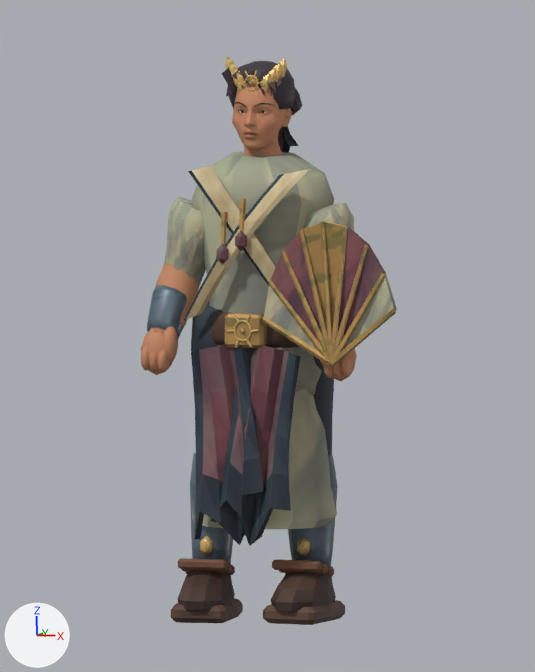
The Blender file art/blend/miko.blend: old version first, new version second.
Camera for both pictures: the file's camera 'Art review camera'. The axes (+X, +Y, +Z) are drawn at lower left. The lights are the same throughout. The older version comes first.

The first picture shows 'miko'.
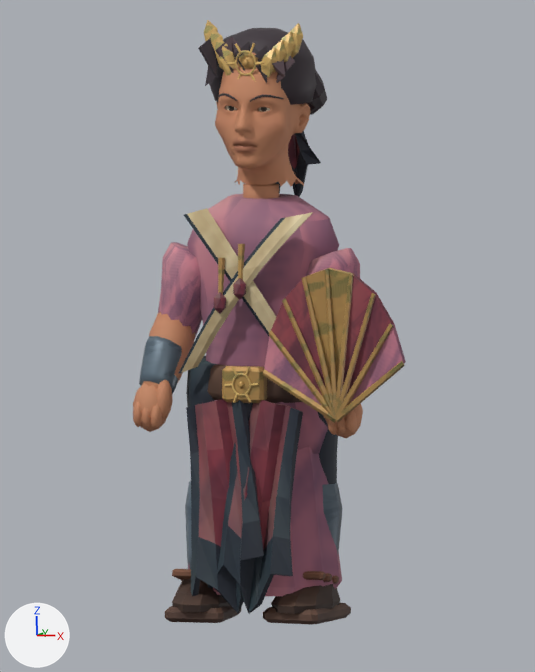
What differs and where, as boxes [x1, y1, x2, y2] in the pictures (535 x 672 px; the box of a moved part takes in the faces that stretch with it):
'miko', reshaped, recoloured (7% wider, 6% taller): before [141, 56, 397, 625]; after [133, 20, 406, 625]
part 1 of me_miko_color_and_skin, moved or reshaped: before [234, 320, 252, 342]; after [232, 373, 251, 396]
part 2 of me_miko_color_and_skin, moved or reshaped: before [250, 329, 259, 332]; after [250, 383, 259, 386]
part 3 of me_miko_color_and_skin, moved or reshaped: before [246, 313, 251, 322]; after [245, 366, 250, 376]
part 4 of me_miko_color_and_skin, moved or reshaped: before [235, 339, 239, 348]; after [233, 394, 238, 403]
part 5 of me_miko_color_and_skin, moved or reshaped: before [192, 345, 337, 529]; after [188, 400, 342, 596]
part 6 of me_miko_color_and_skin, moved or reshaped: before [191, 344, 264, 545]; after [186, 399, 264, 613]
part 7 of me_miko_color_and_skin, moved or reshaped: before [211, 345, 301, 546]; after [208, 400, 303, 614]
part 8 of me_miko_color_and_skin, moved or reshaped: before [228, 61, 296, 109]; after [209, 28, 317, 105]
part 9 of me_miko_color_and_skin, moved or reshaped: before [245, 75, 258, 91]; after [235, 50, 256, 76]
part 10 of me_miko_color_and_skin, moved or reshaped: before [141, 56, 397, 625]; after [133, 20, 406, 625]
part 11 of me_miko_color_and_skin, recoloured: before [149, 68, 397, 557]; after [142, 38, 406, 595]
part 12 of me_miko_color_and_skin, recoloured: before [147, 66, 386, 625]; after [139, 36, 394, 625]
part 13 of me_miko_color_and_skin, recoloured: before [164, 56, 394, 558]; after [158, 20, 403, 596]

The change, as a diff of the scene's bpy script:
```diff
--- a/art/blend/miko.blend.py
+++ b/art/blend/miko.blend.py
@@ me_miko_color_and_skin @@
 # used by ob_miko; location = (0.0, 0.0, 0.0)
-me_miko_color_and_skin.from_pydata(...)  # 5039 vertices, 6571 faces; spans x -0.31..0.45, y -0.23..0.2, z -0.01..1.55
+me_miko_color_and_skin.from_pydata(...)  # 5039 vertices, 6571 faces; spans x -0.33..0.48, y -0.24..0.23, z -0.01..1.65
+# me_miko_color_and_skin part 1: the loose piece of 96 vertices spanning x -0.03..0.03, y -0.16, z 0.77..0.83 is moved by (0.0, -0.01, -0.15)
+# me_miko_color_and_skin part 2: the loose piece of 10 vertices spanning x 0.02..0.05, y -0.16, z 0.8..0.81 is moved by (0.0, -0.01, -0.15)
+# me_miko_color_and_skin part 3: the loose piece of 10 vertices spanning x 0.01..0.02, y -0.16, z 0.82..0.85 is moved by (0.0, -0.01, -0.15)
+# me_miko_color_and_skin part 4: the loose piece of 10 vertices spanning x -0.02..-0.01, y -0.16, z 0.75..0.78 is moved by (0.0, -0.01, -0.15)
+# me_miko_color_and_skin part 5: the loose piece of 56 vertices spanning x -0.21..0.21, y -0.15..0.2, z 0.25..0.76 is scaled about its middle by 1.07, then moved by (0.0, 0.0, -0.17)
+# me_miko_color_and_skin part 6: the loose piece of 70 vertices spanning x -0.16..0.07, y -0.22..-0.11, z 0.2..0.77 is scaled about its middle by 1.07, then moved by (0.0, -0.01, -0.17)
+# me_miko_color_and_skin part 7: the loose piece of 70 vertices spanning x -0.09..0.16, y -0.23..-0.11, z 0.2..0.77 is scaled about its middle by 1.07, then moved by (0.0, -0.01, -0.17)
+# me_miko_color_and_skin part 8: the loose piece of 100 vertices spanning x -0.1..0.1, y -0.07..0.09, z 1.41..1.53 is scaled about its middle by 1.6, then moved by (0.0, 0.01, 0.05)
+# me_miko_color_and_skin part 9: the loose piece of 96 vertices spanning x -0.02..0.02, y -0.09, z 1.46..1.51 is scaled about its middle by 1.6, then moved by (0.0, -0.05, 0.06)
+# me_miko_color_and_skin part 10: 4313 of 5039 vertices moved; they spanned x -0.31..0.45, y -0.21..0.18, z -0.01..1.55 and now span x -0.33..0.48, y -0.23..0.23, z -0.01..1.65; mean shift (0.0, -0.01, -0.05); largest move (-0.17, 0.15, 0.61) -> (-0.19, 0.16, 0.45)
+# me_miko_color_and_skin part 11: 1450 faces centred in x -0.28..0.45, y -0.18..0.18, z 0.17..1.51 are repainted in the vertex colours; the middle colour goes from orange #c08663 to orange #be8362
+# me_miko_color_and_skin part 12: 1187 faces centred in x -0.3..0.39, y -0.21..0.17, z -0.01..1.51 are repainted in the vertex colours; the middle colour goes from brown #634c46 to brown #624945
+# me_miko_color_and_skin part 13: 656 faces centred in x -0.28..0.38, y -0.18..0.13, z 0.17..1.54 are repainted in the vertex colours; the middle colour goes from beige #d9c38f to beige #dabe8e
+# other edits to the shape of me_miko_color_and_skin do not show in these pictures
 me_miko_color_and_skin.materials.append(mat_painted_metal_edges__textile_and_clay)
```
